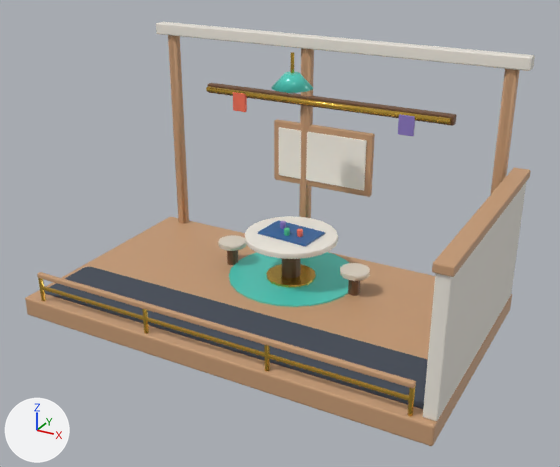
An edit to the Blender file ArtSource/Blender/WallHabitat/WallHabitat_MidPlanningNook.blend, drawn before and after from the same camera.
Before and after are seen from a 50 mm lens placed at (0.342, -0.645, 0.37), pointed at (0.016, -0.054, 0.075). Every picture has the same lights, and +X, +Y and +Z are marked at lower left. The first picture is the older version.

The first picture shows 'WallHabitat_MidPlanningNook_Accents', 'WallHabitat_MidPlanningNook_Structure'.
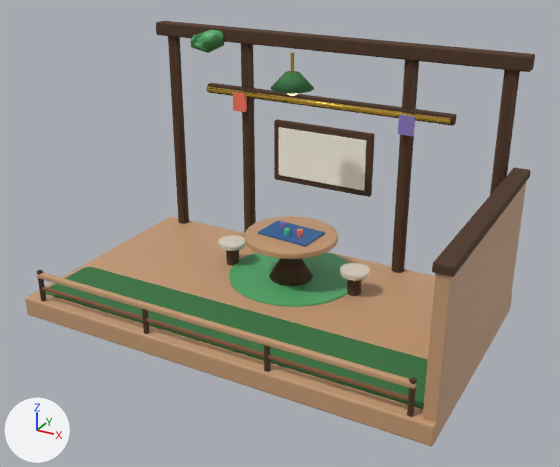
The change, as a list of edits to the scene's bpy script:
```text
Add mat_mat_forestmoss:
    mat_mat_forestmoss = principled_material('Mat_ForestMoss')
    mat_mat_forestmoss.base_color = (0.038, 0.179, 0.0509)  # dark green #377540
    mat_mat_forestmoss.roughness = 0.78
Add mat_mat_plantgreen:
    mat_mat_plantgreen = principled_material('Mat_PlantGreen')
    mat_mat_plantgreen.base_color = (0.0946, 0.434, 0.163)  # green #57b070
    mat_mat_plantgreen.roughness = 0.4
Add mat_mat_leathersatchel:
    mat_mat_leathersatchel = principled_material('Mat_LeatherSatchel')
    mat_mat_leathersatchel.base_color = (0.233, 0.1, 0.0432)  # brown #85593b
    mat_mat_leathersatchel.roughness = 0.55
Add mat_mat_treebark:
    mat_mat_treebark = principled_material('Mat_TreeBark')
    mat_mat_treebark.base_color = (0.0757, 0.0347, 0.0163)  # brown #4e3422
    mat_mat_treebark.roughness = 0.85
Change me_cube:
    used by ob_wallhabitat_midplanningnook_structure; parent = ob_wallhabitat_midplanningnook; location = (0.0, 0.045, -0.01)
    remove me_cube.from_pydata(...)  # 1408 vertices, 1166 faces; spans x -0.214..0.213, y -0.123..0.123, z -0.01..0.248
    add me_cube.from_pydata(...)  # 1480 vertices, 1292 faces; spans x -0.214..0.213, y -0.123..0.123, z -0.01..0.249
    me_cube part 1: a new loose piece, a 10-sided cylinder along z spanning x -0.098..-0.086, y -0.122..-0.109, z 0.01..0.242, in mat_mat_treebark (brown #4e3422)
    me_cube part 2: a new loose piece, a 10-sided cylinder along z spanning x 0.086..0.098, y -0.122..-0.109, z 0.01..0.242, in mat_mat_treebark (brown #4e3422)
    me_cube part 3: the loose piece of 56 vertices spanning x -0.14..0.14, y -0.117..-0.109, z 0.177..0.187 is copied, and the copy is scaled about its middle by (1.46, 2.01, 1.43), then moved by (0.0, -0.001, 0.06), in mat_mat_treebark (brown #4e3422); it spans x -0.205..0.205, y -0.121..-0.106, z 0.235..0.249
    me_cube part 4: a new loose piece, a 12-sided cut cone along z (radius 0.024 at the low end, 0.011 at the high end) spanning x -0.024..0.024, y -0.069..-0.021, z 0.01..0.032, in mat_mat_treebark (brown #4e3422)
    me_cube part 5: a new loose piece, a 12-sided cylinder along z spanning x -0.011..0.011, y -0.056..-0.034, z 0.024..0.054, in mat_mat_treebark (brown #4e3422)
    me_cube part 6: a new loose piece, a 10-sided cylinder along z spanning x -0.079..-0.065, y -0.052..-0.038, z 0.01..0.032, in mat_mat_treebark (brown #4e3422)
    me_cube part 7: a new loose piece, a 10-sided cylinder along z spanning x 0.065..0.079, y -0.052..-0.038, z 0.01..0.032, in mat_mat_treebark (brown #4e3422)
    me_cube part 8: a new loose piece, a 14-sided cut cone along z (radius 0.021 at the low end, 0.007 at the high end) spanning x -0.02..0.02, y -0.066..-0.024, z 0.211..0.226, in mat_mat_forestmoss (dark green #377540)
    me_cube part 9: 6 loose pieces with 160 vertices, spanning x -0.078..0.078, y -0.122..-0.019, z 0.01..0.242, are deleted
    me_cube part 10: 29 vertices moved from x -0.193..0.193, y -0.047..0.119, z 0.01..0.22 to x -0.193..0.193, y -0.047..0.119, z 0.01..0.222; 165 vertices removed from x -0.205..0.205, y -0.121..0.119, z 0.01..0.248; 185 vertices added at x -0.194..0.194, y -0.121..0.121, z 0.01..0.247
    me_cube part 11: 108 faces spanning x -0.214..0.058, y -0.119..0.119, z 0.088..0.156 switch from mat_mat_warmwood (brown #c89d77) to mat_mat_treebark (brown #4e3422)
    me_cube part 12: 262 faces spanning x -0.205..0.205, y 0.038..0.106, z 0.01..0.012 switch from mat_mat_feltslate (greyish blue #424a57) to mat_mat_forestmoss (dark green #377540)
    me_cube part 13: 26 faces spanning x -0.068..0.068, y -0.118..0.018, z 0.01..0.012 switch from mat_mat_researcher_teal (cyan #47bbad) to mat_mat_plantgreen (green #57b070)
    me_cube part 14: 166 faces spanning x -0.212..0.048, y -0.116..0.116, z 0.01..0.135 switch from mat_mat_creamceramic (white #f4eee4) to mat_mat_warmwood (brown #c89d77)
    me_cube part 15: 54 faces spanning x -0.14..0.14, y -0.117..-0.109, z 0.177..0.187 switch from mat_mat_darkwood (brown #75543b) to mat_mat_treebark (brown #4e3422)
    me_cube part 16: 16 faces spanning x -0.193..0.193, y 0.115..0.12, z 0.01..0.038 switch from mat_mat_brass (yellow #d9b047) to mat_mat_treebark (brown #4e3422)
    me_cube part 17: 5 faces spanning x -0.191..0.191, y 0.117..0.118, z 0.023..0.026 switch from mat_mat_brass (yellow #d9b047) to mat_mat_leathersatchel (brown #85593b)
```

Pixel boxes [x1, y1, x2, y2] of what changed, in the pictures (560 x 467 px; the box of a moved part takes in the faces that stretch with it):
'WallHabitat_MidPlanningNook_Structure', reshaped
    before: [25, 22, 535, 446]
    after: [25, 21, 535, 446]
part 1 of me_cube, added (brown)
    after: [391, 60, 419, 273]
part 2 of me_cube, added (brown)
    after: [241, 43, 256, 233]
part 3 of me_cube, added (brown)
    after: [156, 21, 535, 72]
part 4 of me_cube, added (brown)
    after: [269, 258, 313, 286]
part 5 of me_cube, added (mostly hidden)
    after: [281, 258, 302, 263]
part 6 of me_cube, added
    after: [347, 280, 362, 296]
part 7 of me_cube, added
    after: [226, 250, 239, 266]
part 8 of me_cube, added (dark green)
    after: [271, 71, 314, 94]
part 9 of me_cube, deleted
    before: [227, 48, 360, 296]
part 10 of me_cube, moved or reshaped
    before: [39, 22, 535, 416]
    after: [37, 30, 520, 416]
part 11 of me_cube, recoloured
    both: [274, 119, 531, 277]
part 12 of me_cube, recoloured
    both: [45, 267, 428, 409]
part 13 of me_cube, recoloured (cyan to green)
    both: [229, 252, 349, 307]
part 14 of me_cube, recoloured (white to brown)
    both: [245, 183, 526, 421]
part 15 of me_cube, recoloured
    both: [208, 83, 456, 126]
part 16 of me_cube, recoloured
    both: [38, 278, 413, 416]
part 17 of me_cube, recoloured
    both: [45, 287, 408, 397]
